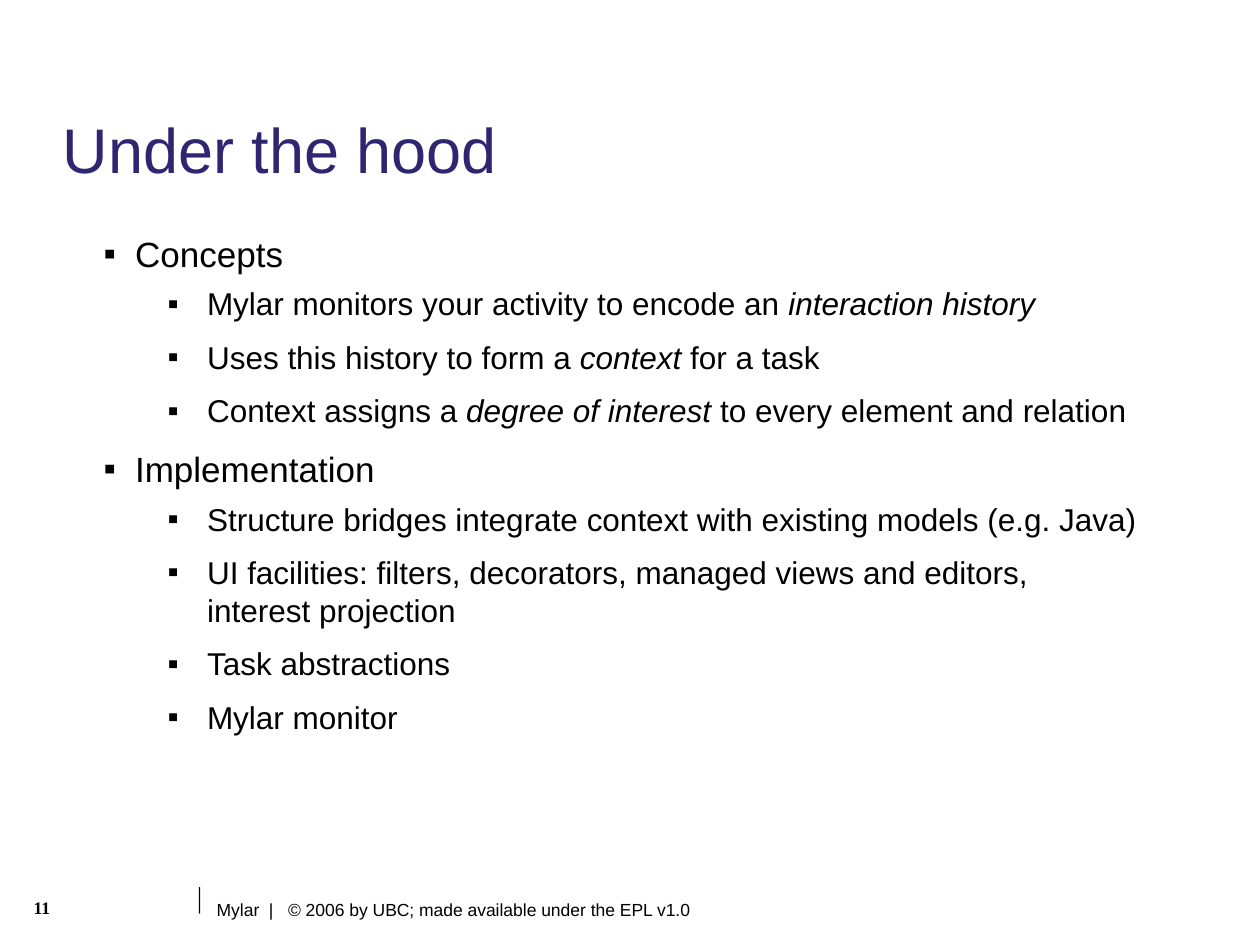
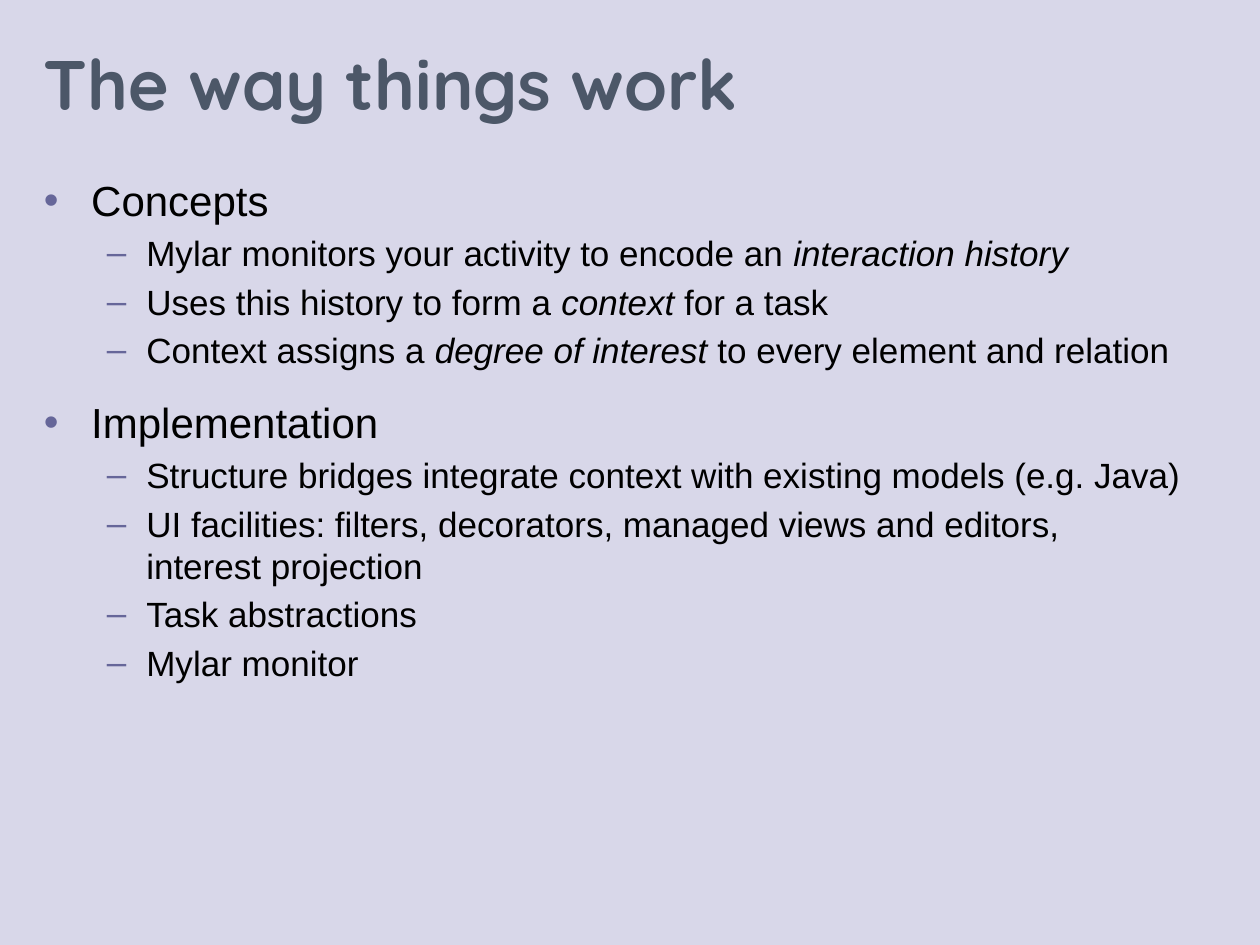
Before and after one commit to eclipse-mylyn/mylyn-website, a slide deck: slide 9 of publications/2006-03-mylar-eclipsecon.ppt (slide 11 before the commit). Drawn at 1260x945 pixels with LibreOffice and Linux fonts; fonts in the diff are those of the drawing; background and template pictures are left out. Boxes give left, top, right and bottom in pixels: in the first picture for what was removed or moved away, otherwise in the second. Text is boxed around its words. In the diff, an @@ line names an element or a change of style, - is before the commit and + after.

```diff
--- a/publications/2006-03-mylar-eclipsecon.ppt
+++ b/publications/2006-03-mylar-eclipsecon.ppt
@@ rectangle added at (0,0,1260,945), fill #D8D7E9 @@
@@ title added at (44,58,738,124), 40 pt, text #4C5768, bold @@
+The way things work
@@ title removed at (63,127,497,174) @@
-Under the hood
@@ text "Concepts": place and size @@
-text "Concepts" at (135,242,1136,735)
+text "Concepts" at (91,186,1180,683)
@@ text "Concepts" at (91,186,1180,683): size 20 to 24 pt in "Concepts", "Implementation"; size 18 to 20 pt; bullet ▪ to •; line spacing 1.3 to 1; more space between paragraphs; bullet colour #000000 to #666699; bullet ▪ to –; less space between paragraphs @@
@@ line removed from (199, 887) to (199, 914) @@
@@ page number removed at (34,902,50,914) @@
-11
@@ text removed at (217,903,690,920) @@
-Mylar | © 2006 by UBC; made available under the EPL v1.0
```
Also in this commit, not shown: 10 other slides changed, 6 slides added, 3 slides removed.
